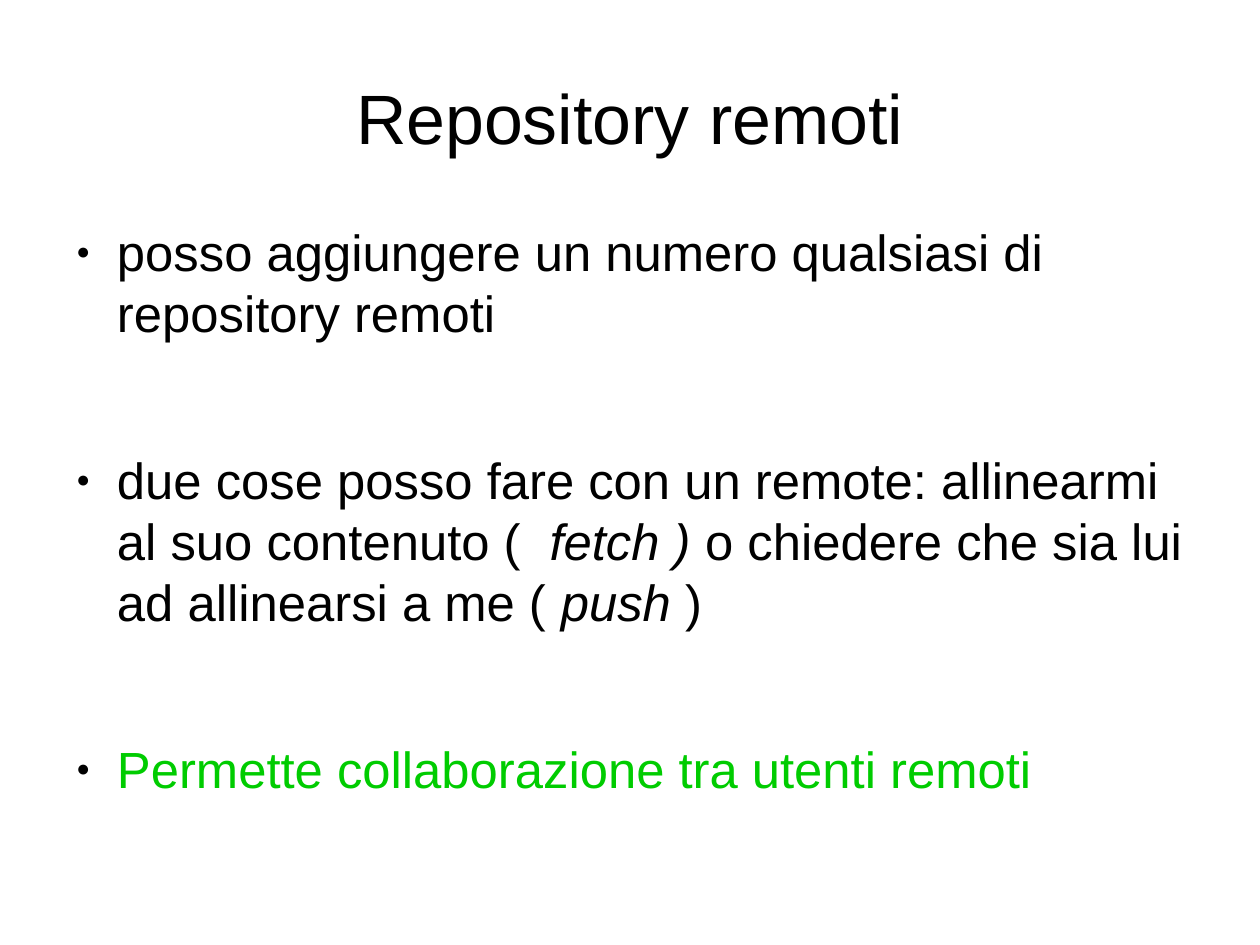
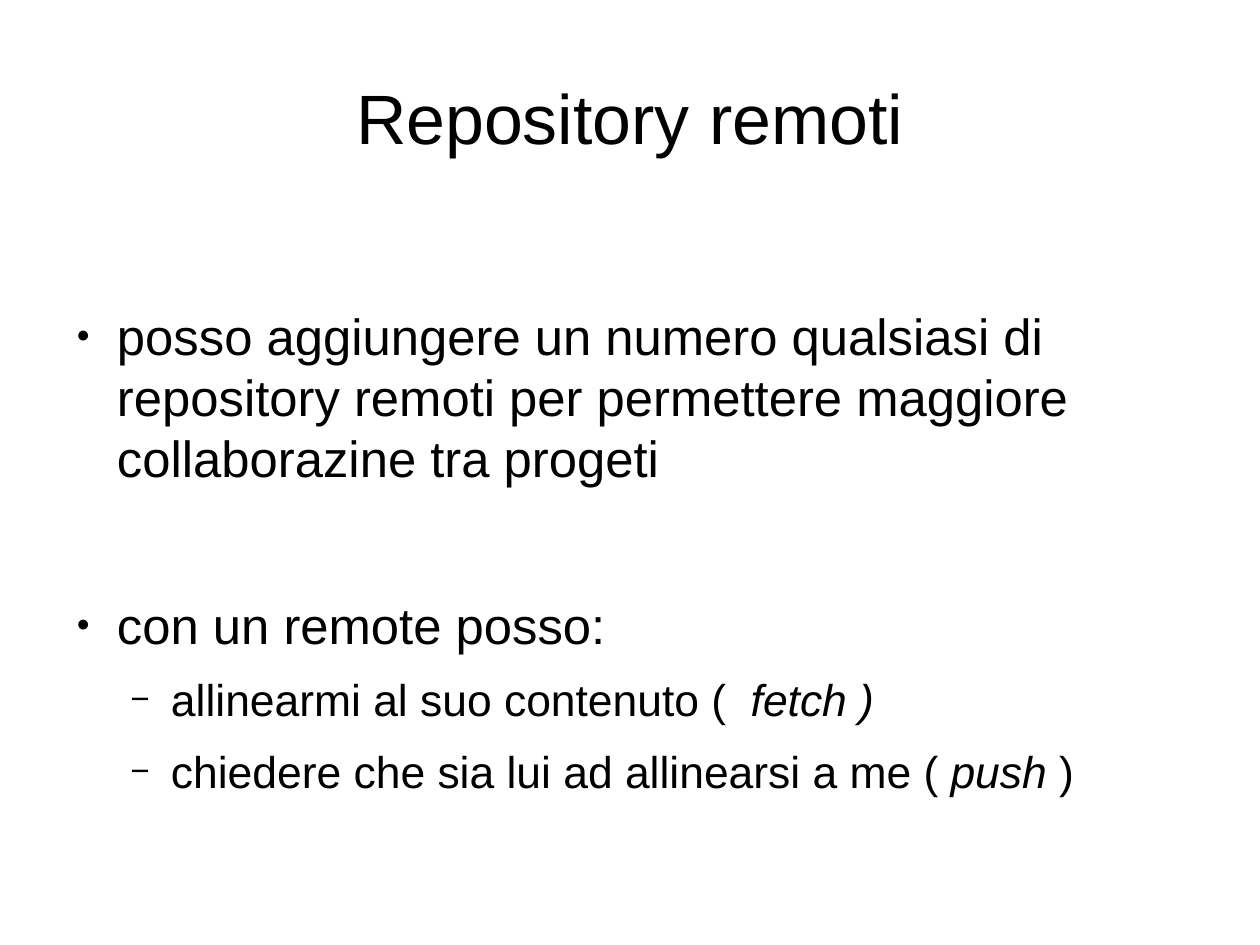
Before and after one commit to lucamariani/corso_diapositive, a slide deck: slide 18 of lez1.odp. Drawn at 1260x945 pixels with LibreOffice and Linux fonts; fonts in the diff are those of the drawing. Boxes give left, top, right and bottom in pixels: in the first picture for what was removed or moved away, otherwise in the second. Text is boxed around its words. In the diff, an @@ line names an element or a change of style, - is before the commit and + after.

```diff
--- a/lez1.odp
+++ b/lez1.odp
@@ text at (117,318,1068,789): text changed @@
-● posso aggiungere un numero qualsiasi di repository remoti
-● due cose posso fare con un remote: allinearmi al suo contenuto ( fetch ) o chiedere che sia lui ad allinearsi a me ( push )
-● Permette collaborazione tra utenti remoti
+● posso aggiungere un numero qualsiasi di repository remoti per permettere maggiore collaborazine tra progeti
+● con un remote posso:
+  − allinearmi al suo contenuto ( fetch )
+  − chiedere che sia lui ad allinearsi a me ( push )
```
Also in this commit, not shown: 3 other slides changed, 2 slides added, 1 other file.
